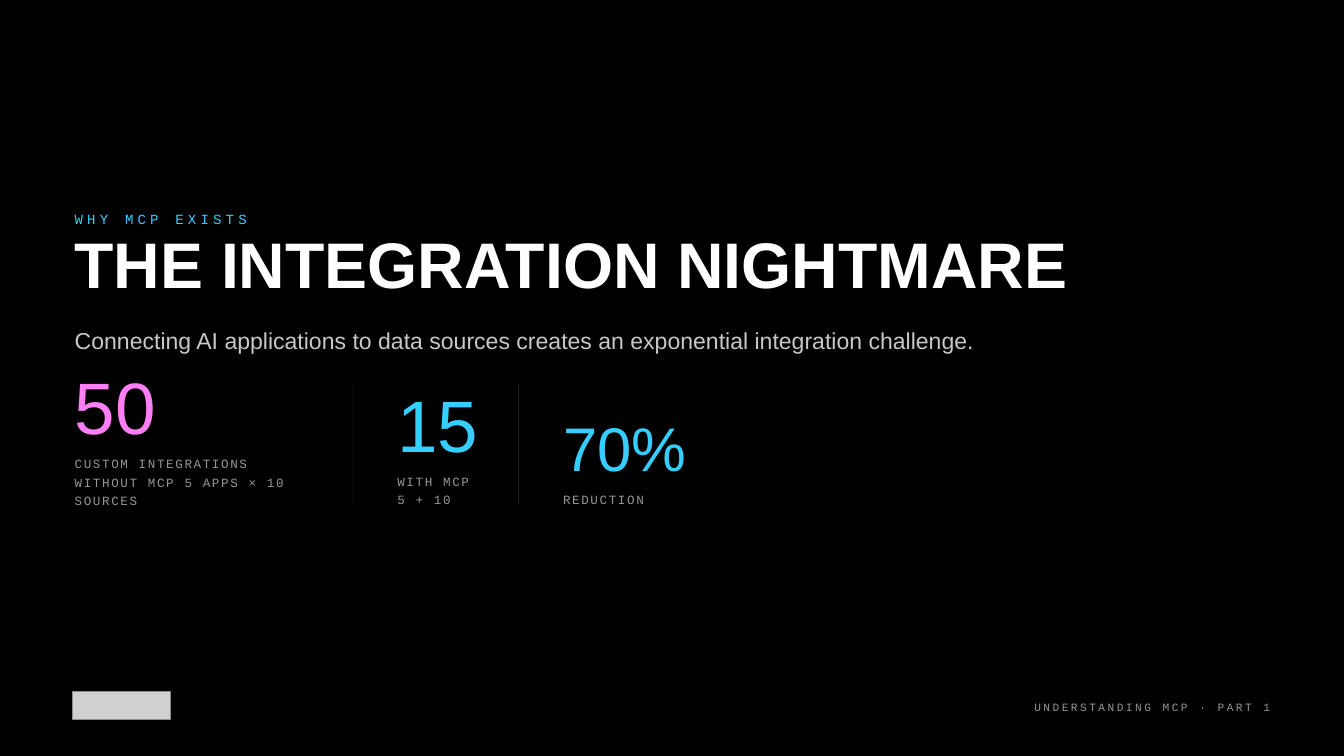
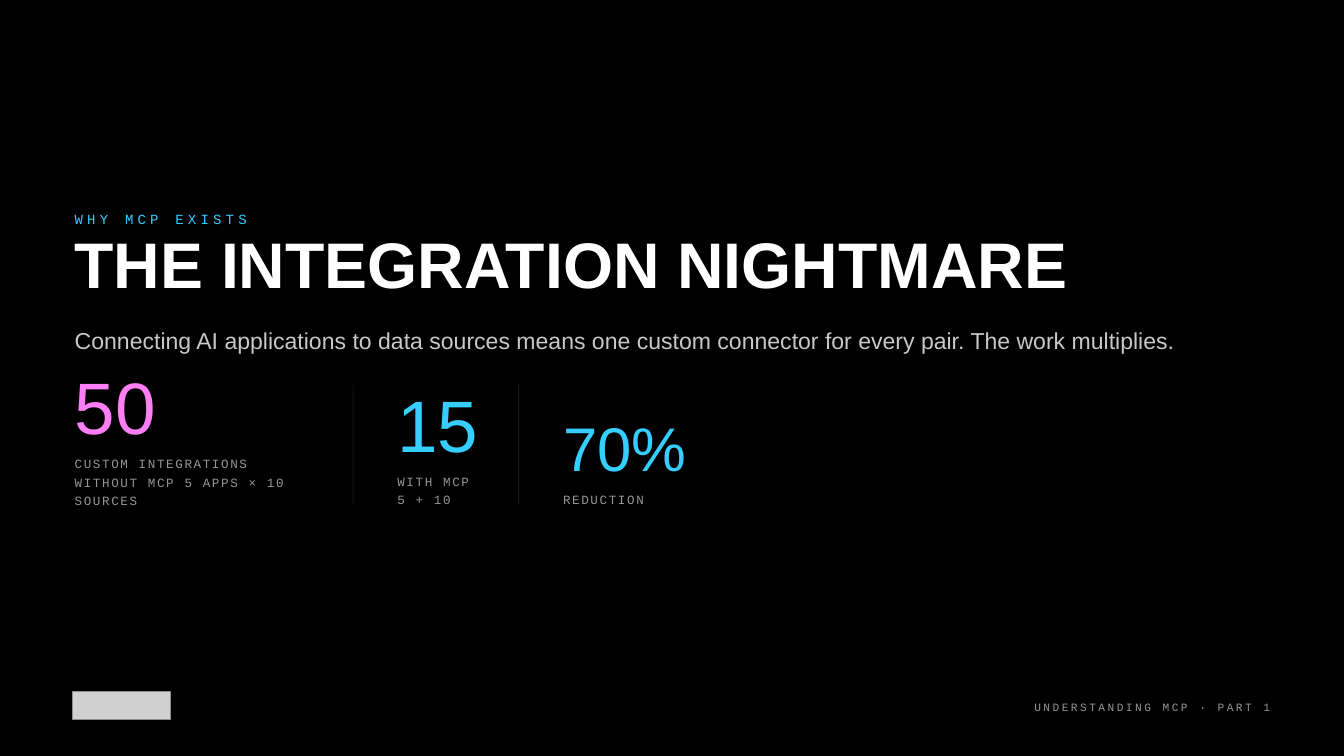
Before and after one commit to kkmookhey/training, a slide deck: slide 2 of blackhat-2026-adversarial-ai/M6-mcp-security/slides/Understanding MCP.pptx. Drawn at 1344x756 pixels with LibreOffice and Linux fonts; fonts in the diff are those of the drawing; grey boxes stand for pictures. Boxes give left, top, right and bottom in pixels: in the first picture for what was removed or moved away, otherwise in the second. Text is boxed around its words. In the diff, an @@ line names an element or a change of style, - is before the commit and + after.

```diff
--- a/blackhat-2026-adversarial-ai/M6-mcp-security/slides/Understanding MCP.pptx
+++ b/blackhat-2026-adversarial-ai/M6-mcp-security/slides/Understanding MCP.pptx
@@ text at (75, 332, 1174, 354): text changed @@
-Connecting AI applications to data sources creates an exponential integration challenge.
+Connecting AI applications to data sources means one custom connector for every pair. The work multiplies.
```
Also in this commit, not shown: 4 other slides changed, 3 slides added, 3 slides removed, 33 other files.
